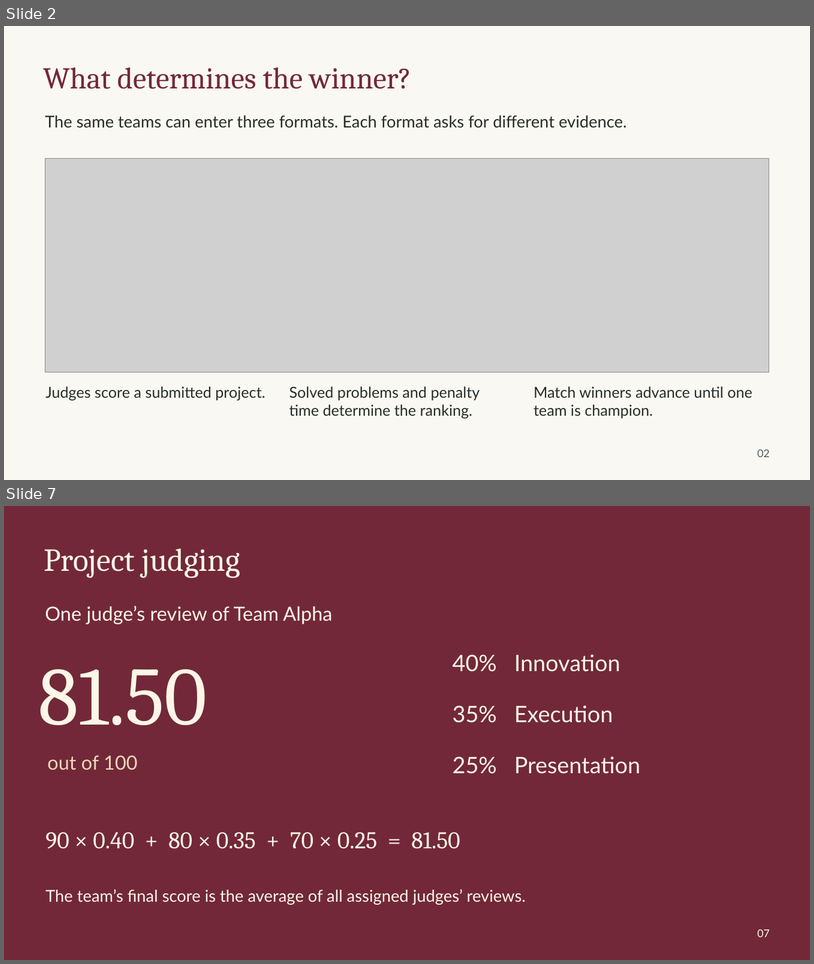
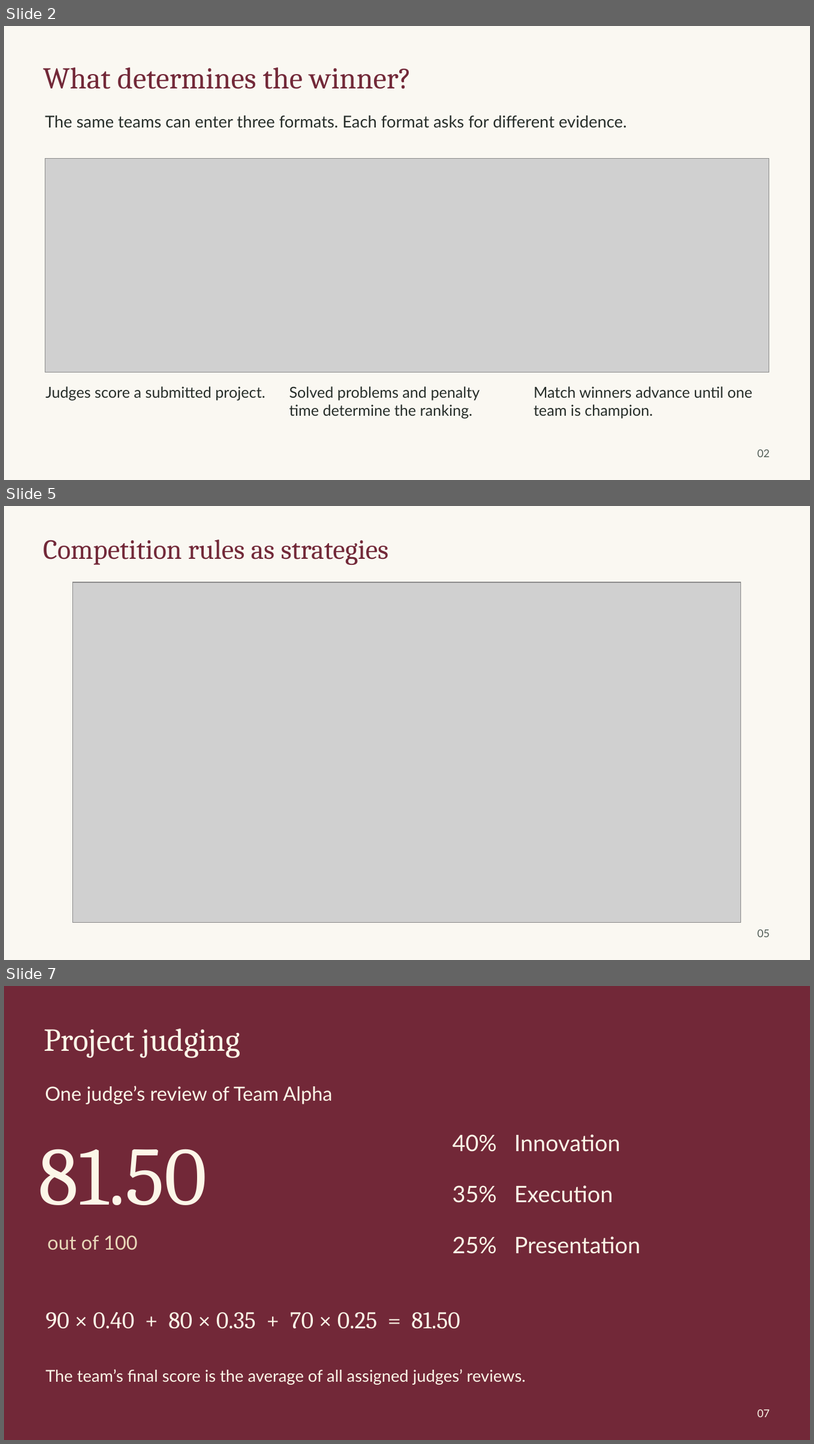
Before and after one commit to V1R3S/OOAD_CCMS, a slide deck: output/presentation/CCMS-OOAD-presentation.pptx. Shown one above the other, each under a label of ours: slides 2 and 7 before the commit, slides 2, 5 and 7 after it; the slides between them are not shown. The pictures are 814x964 and 814x1444 pixels, drawn with LibreOffice and Linux fonts; fonts in the diff are those of the drawing; grey boxes stand for pictures. Boxes give left, top, right and bottom in pixels: in the first picture for what was removed or moved away, otherwise in the second. Text is boxed around its words. In the diff, an @@ line names an element or a change of style, - is before the commit and + after.

```diff
--- a/output/presentation/CCMS-OOAD-presentation.pptx
+++ b/output/presentation/CCMS-OOAD-presentation.pptx
@@ slide 5 added at <box>4,506,810,960</box>, background #FAF8F2 @@
@@ text added at <box>43,540,389,565</box>, 33 pt, text #722838 @@
+Competition rules as strategies
@@ picture added at <box>73,582,741,922</box> @@
@@ text added at <box>758,929,770,937</box>, 12.8 pt, text #525E58 @@
+05
```
Also in this commit, not shown: 8 other slides added, 5 slides removed, 3 other files.
